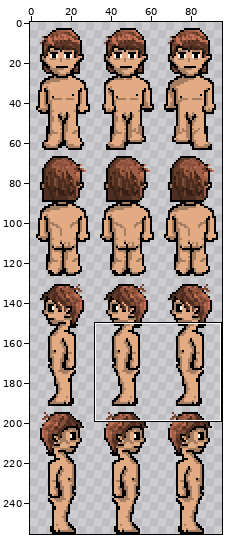
Sprite sheet: stonequest/res/sprites/player.png. Above: a wide view before the commit, with the close-up outlined.
Close-up. Before:
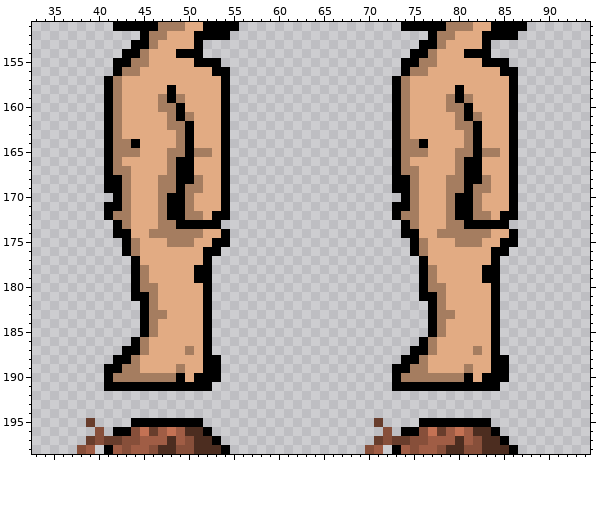
The file is 96x256 pixels. Colours within 5 levels of each other are drawn and written as one. Shown: x 33..94, y 151..198. The commit also changed other parts of the picture, which this record leaves out.
And afterwards:
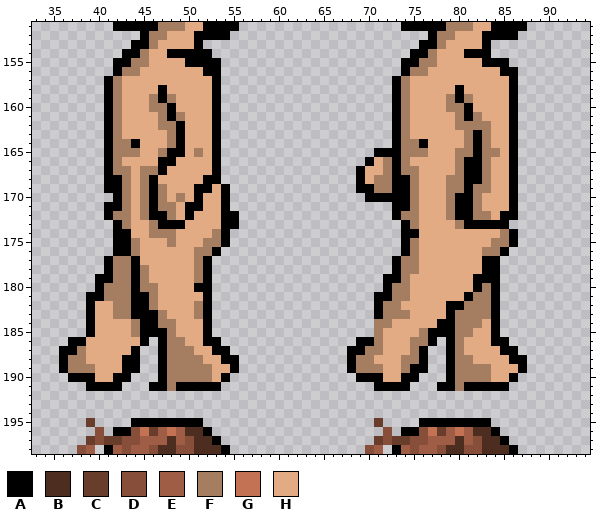
Palette (. is transparent): A #000000  B #4c2d20  C #683d2c  D #874f3a  E #a05d45  F #a57d60  G #c47254  H #e2ab83
Changes in this commit:
Changed rows in their new state; - is an unchanged pixel.
first column x 36:
154 ------------A---A-----------------------------------
155 --------------A-------------------------------------
156 ----------------A-.---------------------------------
157 -----------------A.---------------------------------
158 -----------AH----A.---------------------------------
159 ----------FAFH---A.---------------------------------
160 ----------F-AH---A.---------------------------------
161 -----------FAFH--A.---------------------------------
162 -----------F-AH--A.---------------------------FF----
163 ------------FAH--A.----------------------------F----
164 ------------FAH--A.----------------------------F----
165 -----------FAAH-HA.----------------AA---------------
166 -----------AAHH--A.---------------AHF----------F----
167 ---------FFAHHH--A.--------------AHHF----------F----
168 ---------FAHHHHHAA.--------------AHFF---------------
169 ---------FA-HHHAA----------------AAFF---------------
170 ---------FA-HFHA------------------AAAA--------------
171 ---------FA-FHAA------------------------------------
172 ---------FAAFHAH-H-A--------------------------------
173 ----------FAA-HHHHAA-----------------------H--------
174 -------------HHH-F------------------------HHHHHH-F--
175 ------A------HH-FF--------------------AFH---HHH-FF--
176 ------A--------FF---------------------AFH------FF---
177 -----AFF-------F---------------------AFFH------A----
178 -----AFF-------F---------------------AFFHH----------
179 ----AAFF-------F--------------------AAFHHH----A-----
180 ----AFFF-------A--------------------AFFHHHH---AF----
181 ---AAFFF---------------------------AAFFHHHH--AFF----
182 ---AHHFFA------F-------------------AFFHHHHHAAFFF----
183 ---AHHFFA-A----F-------------------AFFFHHHHAFFFF----
184 ---AHHHHF-AFF----------------------FFHHHHHAAFFF-----
185 ---AHHHHF-AAF----------------------FHHHHF-AAFF------
186 -AAHHHHHHA.AFF---A---------------AAFHHHFFA.AF----A--
187 AAFHHHHH-..AFF--HAA-------------AAFFHHHF-..AF-H-HAA-
188 AFFHHHH-A..AFFFFHHAA------------AFFHHHFFA..AFF--HHAA
189 AFFFHHHAA..AF-FFFHHA------------AFFFHHFAA..AF-FFHHHA
190 -AAAHHAA...A-FFFFHA--------------AAAHHAA...A-FFFHHA-
191 ---AA--...--F----A-----------------AA--...--F----A--
Boxes around the changes in both close-ups, in picture pixels (x1, y1, x2, y2):
changed: (59, 49, 239, 391)
changed: (473, 121, 491, 175)
added: (356, 148, 401, 202)
changed: (347, 220, 527, 391)
